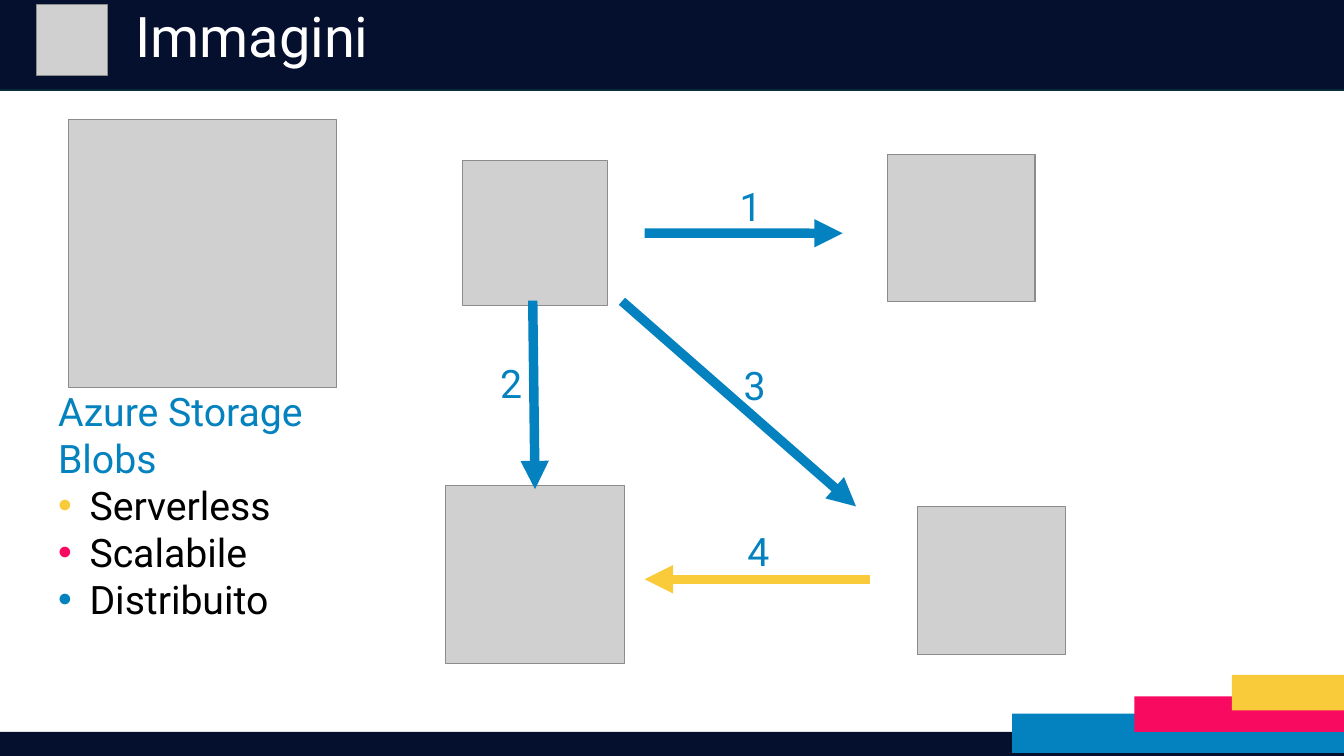
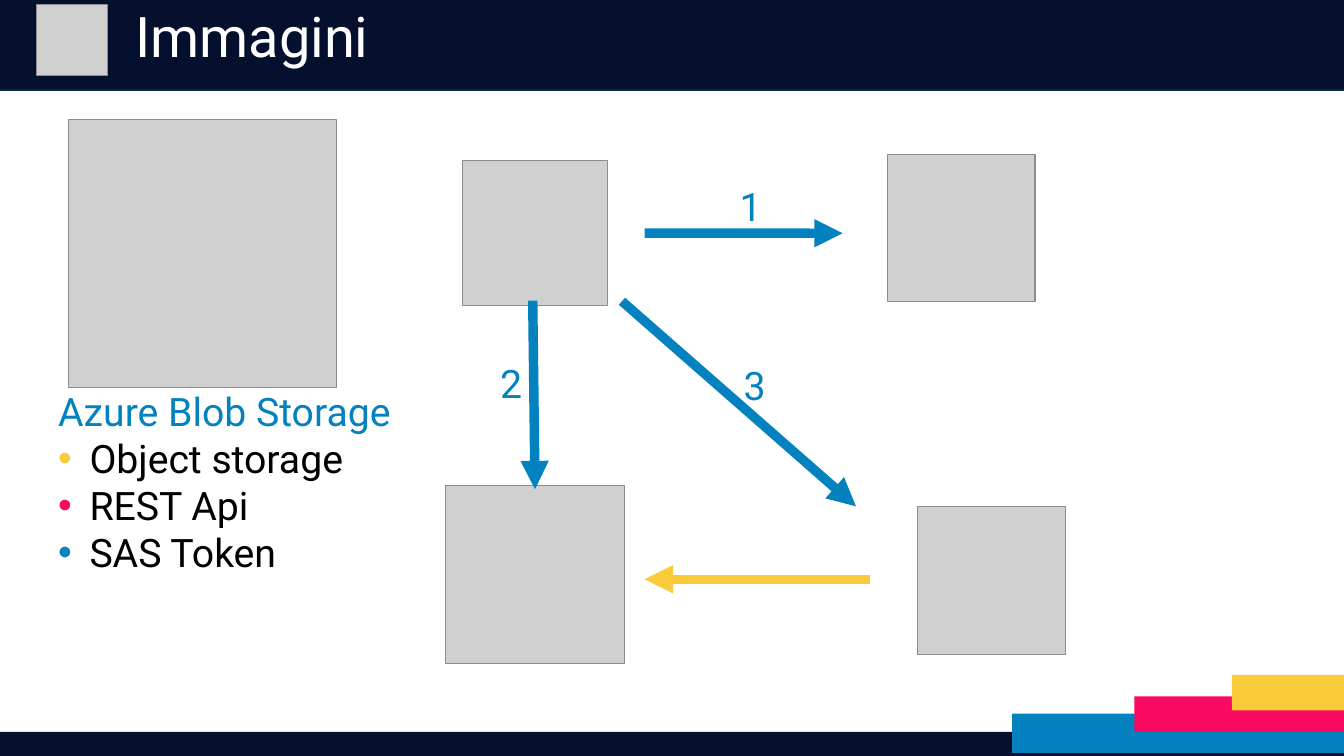
Before and after one commit to RedDuality/Tesi, a slide deck: slide 11 of Presentazione.pptx. Drawn at 1344x756 pixels with LibreOffice and Linux fonts; fonts in the diff are those of the drawing; grey boxes stand for pictures. Boxes give left, top, right and bottom in pixels: in the first picture for what was removed or moved away, otherwise in the second. Text is boxed around its words. In the diff, an @@ line names an element or a change of style, - is before the commit and + after.

```diff
--- a/Presentazione.pptx
+++ b/Presentazione.pptx
@@ text at (58, 396, 391, 568): text changed @@
-Azure Storage Blobs
-• Serverless
-• Scalabile
-• Distribuito
+Azure Blob Storage
+• Object storage
+• REST Api
+• SAS Token
@@ text removed at (747, 538, 769, 576) @@
-4
```
Also in this commit, not shown: 5 other slides changed, 3 other files.
